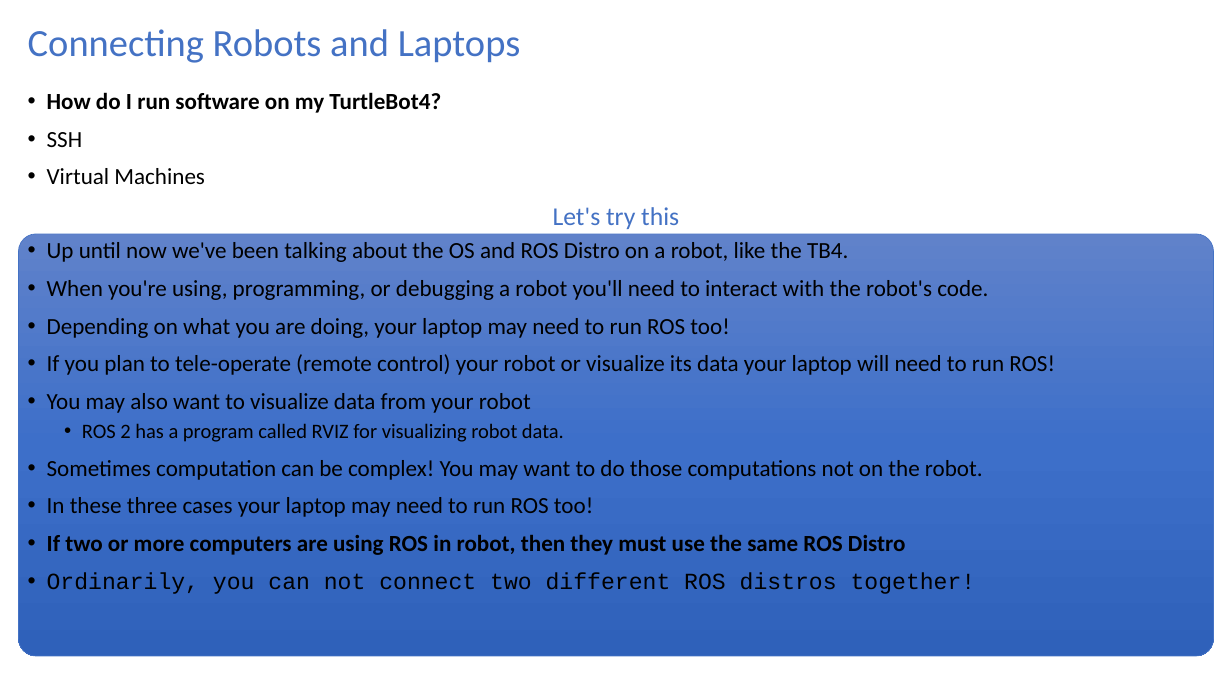
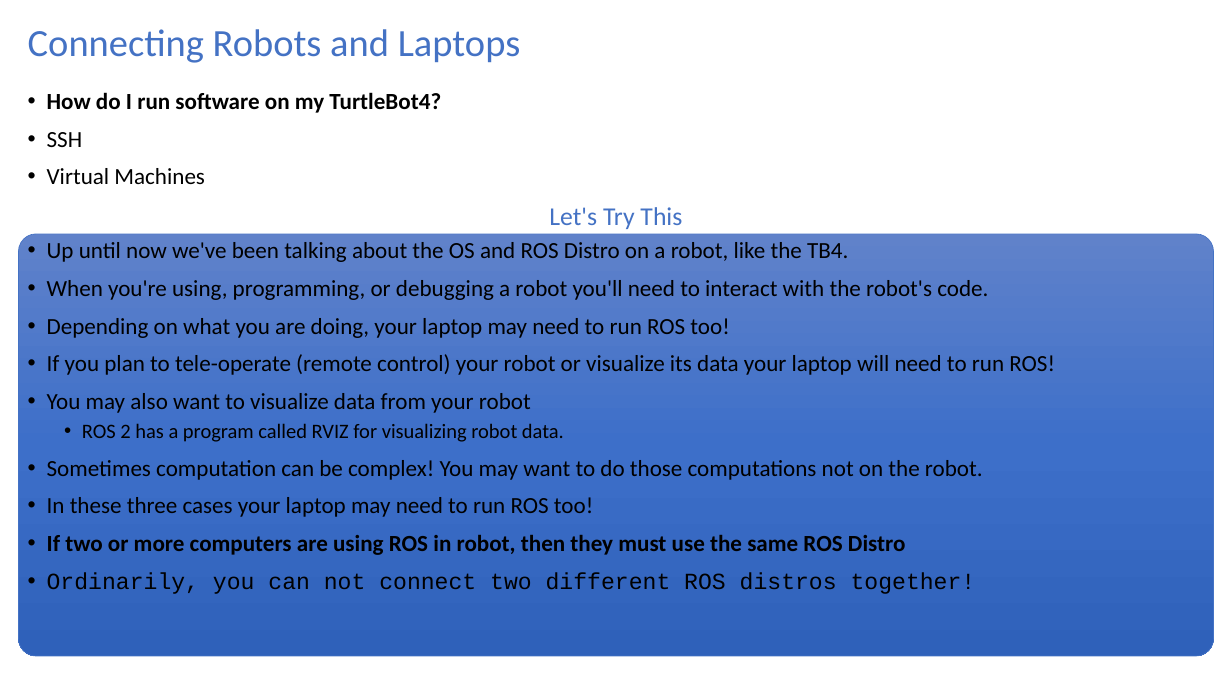
Before and after one commit to turtlebot/TurtleBot4Lessons, a slide deck: slide 15 of units/Unit00-TB4-Introduction/L00-InstallingSoftware/U00-L00-InstallingSoftware.ppt (slide 18 before the commit). Drawn at 1232x693 pixels with LibreOffice and Linux fonts; fonts in the diff are those of the drawing. Boxes give left, top, right and bottom in pixels: in the first picture for what was removed or moved away, otherwise in the second. Text is boxed around its words. In the diff, an @@ line names an element or a change of style, - is before the commit and + after.

```diff
--- a/units/Unit00-TB4-Introduction/L00-InstallingSoftware/U00-L00-InstallingSoftware.ppt
+++ b/units/Unit00-TB4-Introduction/L00-InstallingSoftware/U00-L00-InstallingSoftware.ppt
@@ title at (x1=549, y1=207, x2=682, y2=229): text changed @@
-Let's try this
+Let's Try This
```
Also in this commit, not shown: 1 other slide changed, 3 slides removed, 7 other files.
